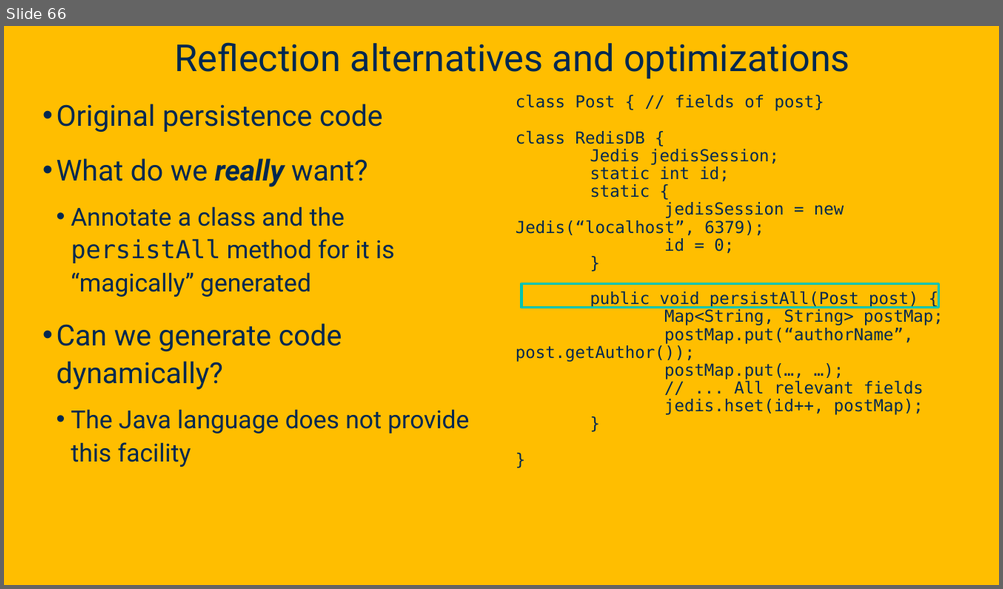
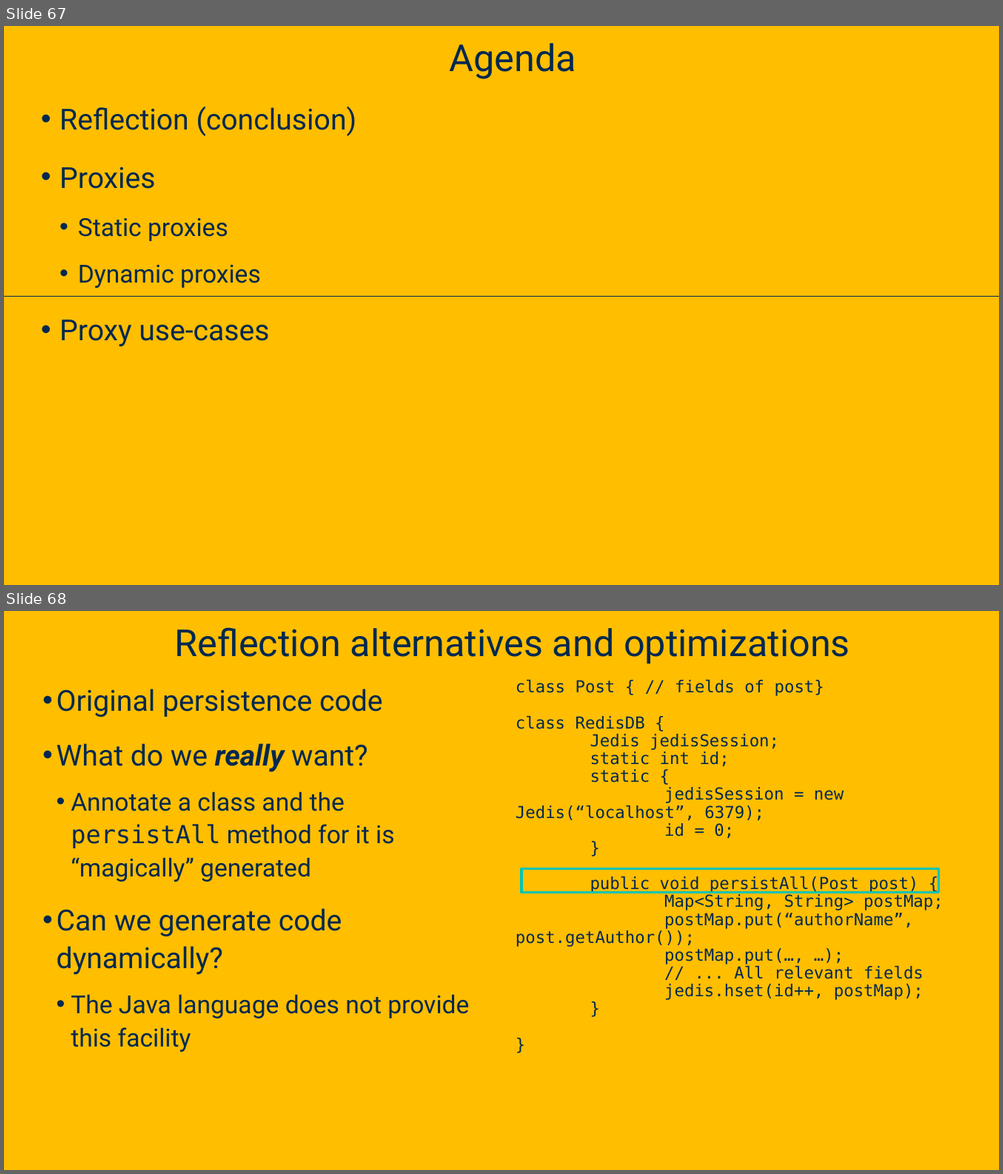
Before and after one commit to davsec-teaching/ecs160-f25, a slide deck: slides/5_annotations_and_reflection.pptx. Shown one above the other, each under a label of ours: slide 66 before the commit, slides 67 and 68 after it. The pictures are 1003x589 and 1003x1174 pixels, drawn with LibreOffice and Linux fonts; fonts in the diff are those of the drawing; background and template pictures are left out. Boxes give left, top, right and bottom in pixels: in the first picture for what was removed or moved away, otherwise in the second. Text is boxed around its words. In the diff, an @@ line names an element or a change of style, - is before the commit and + after.

Commit message:
proxies content update

```diff
--- a/slides/5_annotations_and_reflection.pptx
+++ b/slides/5_annotations_and_reflection.pptx
@@ slide 67 added at (4,26,999,585), background picture (left out) @@
@@ title added at (449,43,575,79), 36 pt, text #022850 @@
+Agenda
@@ text added at (60,106,357,347), 28 pt, text #022850 @@
+• Reflection (conclusion)
+• Proxies
+  • Static proxies
+  • Dynamic proxies
+• Proxy use-cases
@@ line added from (4, 297) to (999, 297), #022850 0.5 pt @@
@@ what was slide 66 is now slide 68 @@
```
Also in this commit, not shown: 9 slides changed, 3 other slides added, 1 slide removed, 1 other file.
